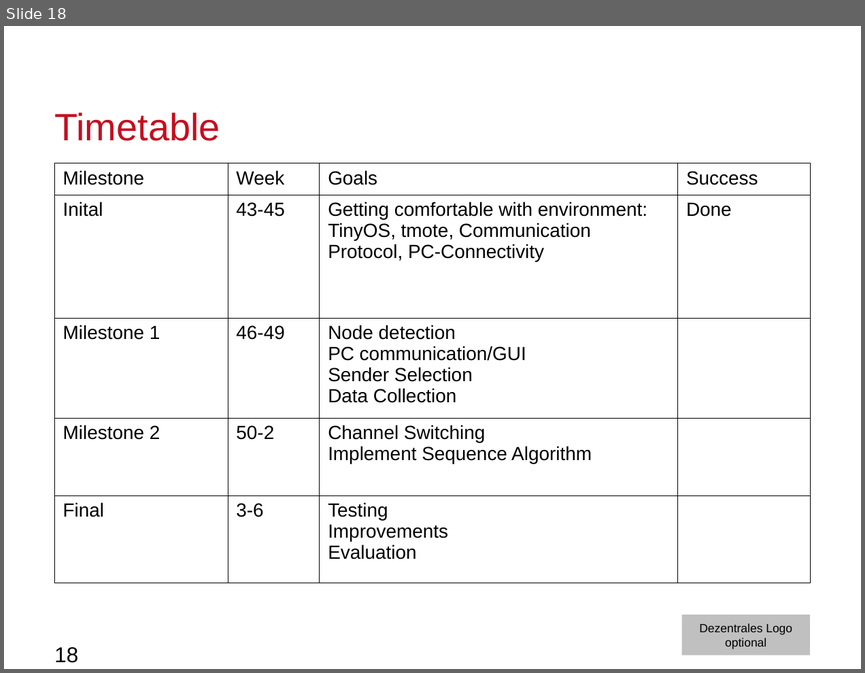
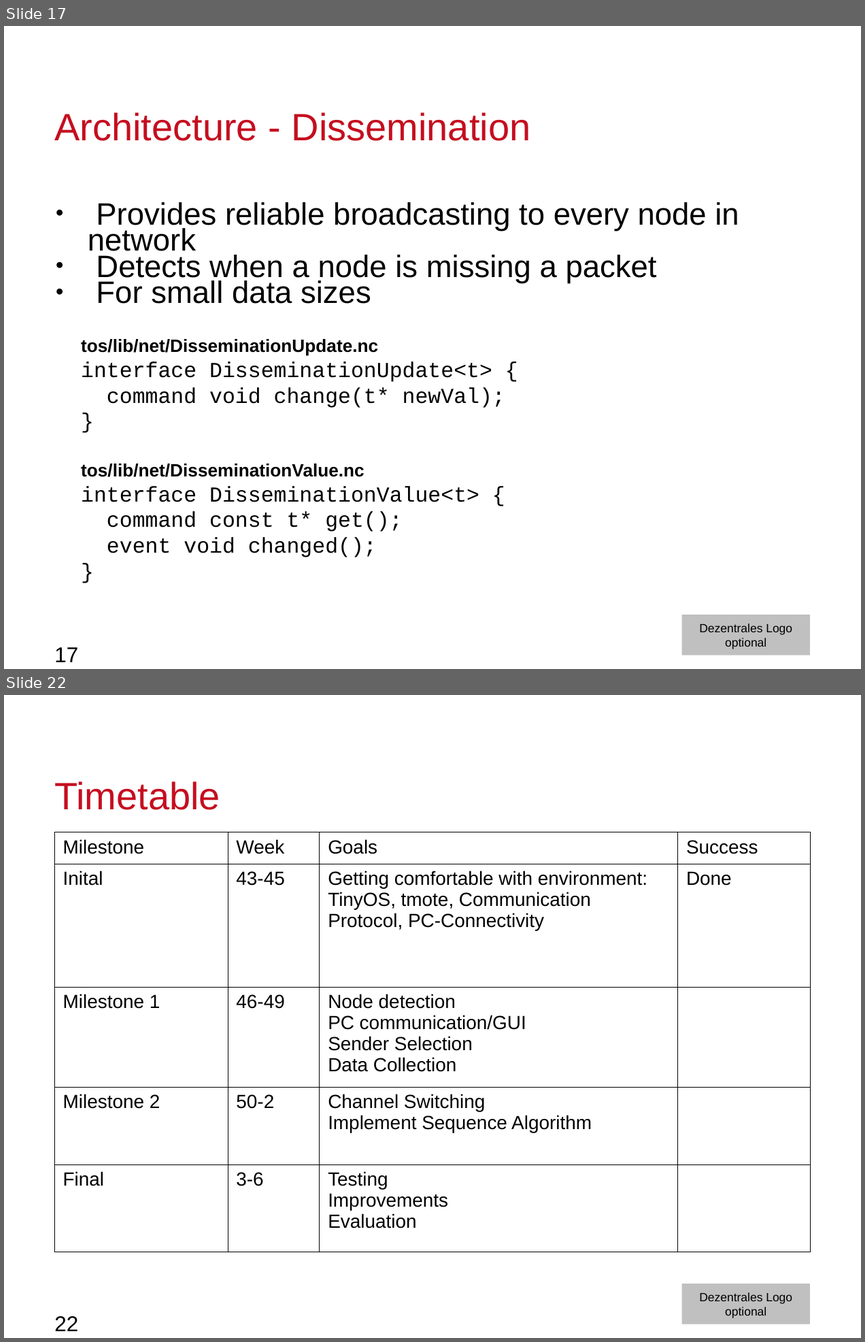
Before and after one commit to moritzschaefer/SensorSequence, a slide deck: docs/MeilensteinNrOne.odp. Shown one above the other, each under a label of ours: slide 18 before the commit, slides 17 and 22 after it; the slides between them are not shown. The pictures are 865x673 and 865x1342 pixels, drawn with LibreOffice and Linux fonts; fonts in the diff are those of the drawing; background and template pictures are left out. Boxes give left, top, right and bottom in pixels: in the first picture for what was removed or moved away, otherwise in the second. Text is boxed around its words. In the diff, an @@ line names an element or a change of style, - is before the commit and + after.

```diff
--- a/docs/MeilensteinNrOne.odp
+++ b/docs/MeilensteinNrOne.odp
@@ slide 17 added at bbox=[4, 26, 861, 669], background #FFFFFF; not listed: 1 template element that a slide beside it also shows @@
@@ title added at bbox=[54, 112, 531, 141], 32 pt, text #C50E1F @@
+Architecture - Dissemination
@@ text added at bbox=[88, 202, 738, 303], 26 pt, text #000000 @@
+● Provides reliable broadcasting to every node in network
+● Detects when a node is missing a packet
+● For small data sizes
@@ text added at bbox=[81, 339, 505, 557], 18 pt, text #000000 @@
+tos/lib/net/DisseminationUpdate.nc
+interface DisseminationUpdate<t> {
+command void change(t* newVal);
+}
+tos/lib/net/DisseminationValue.nc
+interface DisseminationValue<t> {
+command const t* get();
+event void changed();
+}
@@ page number added at bbox=[54, 647, 78, 662], 18 pt, text #000000 @@
+17
@@ what was slide 18 is now slide 22 @@
@@ page number at bbox=[54, 1316, 78, 1331]: text changed @@
-18
+22
```
Also in this commit, not shown: 11 slides changed, 11 other slides added, 6 slides removed, 1 other file.
